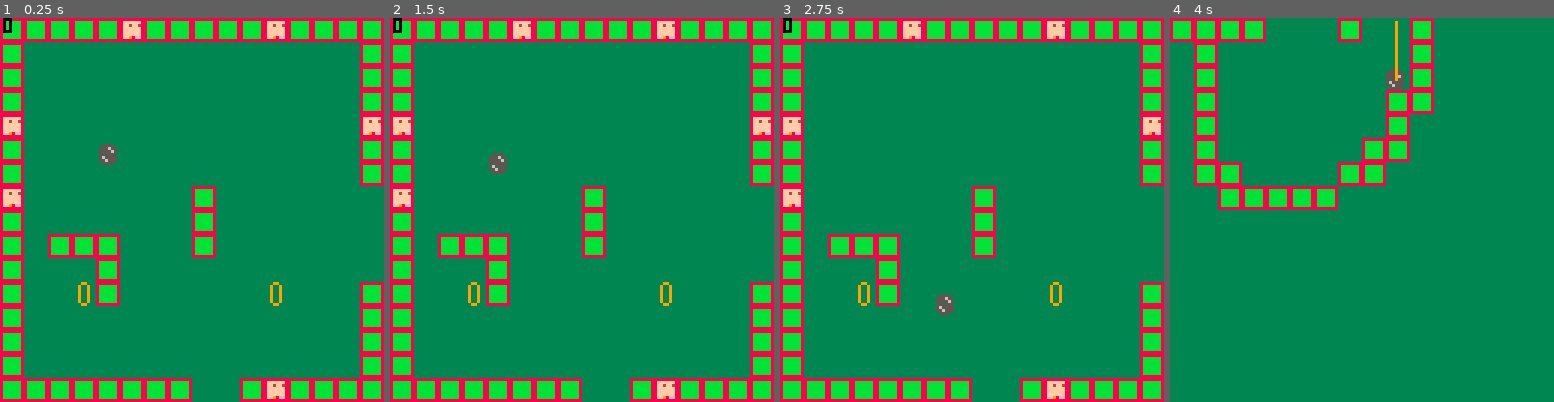
Above: before the commit, frames 1-4 (left to right).
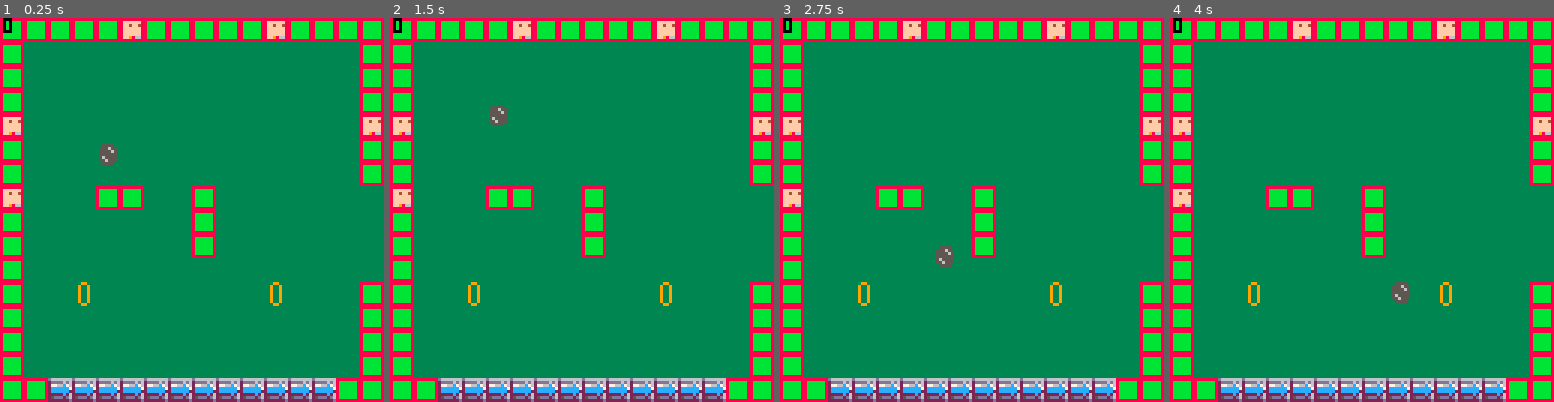
Above: after the commit, the same moments.

Repository: davidjtferguson/golf-escape
Game: PICO-8 cartridge golf_escape.p8
The game is run twice, just before and just after one commit, with the same random seed, the same clock (stepped at 60 frames per second) and the same inputs.
Inputs:
- Up to frame 1 (0.25 s): no input
- Up to frame 2 (1.5 s): tap X (X key) at 0.33, 1.07 s; tap O (Z key) at 0.7 s
- Up to frame 3 (2.75 s): hold Right 1.6-2.1 s; tap O (Z key) at 1.7, 2.1, 2.5 s; tap X (X key) at 1.85 s; hold Right from 2.47 s (still down)
- Up to frame 4 (4 s): tap O (Z key) at 2.9, 3.3, 3.7 s; tap X (X key) at 2.97 s; release Right at 3.03 s; hold Left 3.08-3.58 s

The runs differ from the first frame. In frame 1, 7.4% of the frame differs, in the area x 12-88%, y 43-100%; in frame 2, 7.9%; in frame 3, 7.9%; in frame 4, 29%, in the area x 0-100%, y 0-100%.

Commit message:
implement treadmill

Diff:
--- a/golf_escape.p8
+++ b/golf_escape.p8
@@ -10,6 +10,8 @@
  coloffset=0.001
 
  gravity=0.009
+
+ treadmillspeed=0.025
 
  -- vars
 
@@ -72,6 +74,16 @@
  updatehitboxes()
 
  if mapcol(av.bottom,0,av.yvel,0) then
+
+  --tredmills
+  if mapcol(av.bottom,0,av.yvel,1) then
+   av.x+=treadmillspeed
+  end
+
+  if mapcol(av.bottom,0,av.yvel,2) then
+   av.x-=treadmillspeed
+  end
+
   moveavtoground()
   av.xvel=0
   av.yvel=0
@@ -375,14 +387,14 @@
 end
 
 __gfx__
-00000000888888880000000000000000000000000000000000000000000000000000000000000000000000000000000000000000000000000000000000000000
-000000008bbbbbb80055550000000000000000000000000000000000000000000000000000000000000000000000000000000000000000000000000000000000
-007007008bbbbbb80555655000000000000000000000000000000000000000000000000000000000000000000000000000000000000000000000000000000000
-000770008bbbbbb80555565000000000000000000000000000000000000000000000000000000000000000000000000000000000000000000000000000000000
-000770008bbbbbb80555555000000000000000000000000000000000000000000000000000000000000000000000000000000000000000000000000000000000
-007007008bbbbbb80565555000000000000000000000000000000000000000000000000000000000000000000000000000000000000000000000000000000000
-000000008bbbbbb80556555000000000000000000000000000000000000000000000000000000000000000000000000000000000000000000000000000000000
-00000000888888880055550000000000000000000000000000000000000000000000000000000000000000000000000000000000000000000000000000000000
+000000008888888800000000d66666666666666d0000000000000000000000000000000000000000000000000000000000000000000000000000000000000000
+000000008bbbbbb8005555002dddd6d66d6dddd20000000000000000000000000000000000000000000000000000000000000000000000000000000000000000
+007007008bbbbbb80555655027766c76678667720000000000000000000000000000000000000000000000000000000000000000000000000000000000000000
+000770008bbbbbb8055556502cccccc7788888820000000000000000000000000000000000000000000000000000000000000000000000000000000000000000
+000770008bbbbbb8055555502cccccc2288888820000000000000000000000000000000000000000000000000000000000000000000000000000000000000000
+007007008bbbbbb80565555022222c26628222220000000000000000000000000000000000000000000000000000000000000000000000000000000000000000
+000000008bbbbbb80556555025ddd2d66d2ddd520000000000000000000000000000000000000000000000000000000000000000000000000000000000000000
+0000000088888888005555002222222dd22222220000000000000000000000000000000000000000000000000000000000000000000000000000000000000000
 88888888000000000000000000000000000000000000000000000000000000000000000000000000000000000000000000000000000000000000000000000000
 8ffffff8000000000000000000000000000000000000000000000000000000000000000000000000000000000000000000000000000000000000000000000000
 8ff4ff48000000000000000000000000000000000000000000000000000000000000000000000000000000000000000000000000000000000000000000000000
@@ -400,7 +412,7 @@
 00900900000000000000000000000000000000000000000000000000000000000000000000000000000000000000000000000000000000000000000000000000
 00099000000000000000000000000000000000000000000000000000000000000000000000000000000000000000000000000000000000000000000000000000
 __gff__
-0001000000000000000000000000000001000000000000000000000000000000000000000000000000000000000000000000000000000000000000000000000000000000000000000000000000000000000000000000000000000000000000000000000000000000000000000000000000000000000000000000000000000000
+0001000305000000000000000000000001000000000000000000000000000000000000000000000000000000000000000000000000000000000000000000000000000000000000000000000000000000000000000000000000000000000000000000000000000000000000000000000000000000000000000000000000000000
 0000000000000000000000000000000000000000000000000000000000000000000000000000000000000000000000000000000000000000000000000000000000000000000000000000000000000000000000000000000000000000000000000000000000000000000000000000000000000000000000000000000000000000
 __map__
 0101010101100101010101100101010101010101010101010101010101010101000000000000000000000000000000000000000000000000000000000000000000000000000000000000000000000000000000000000000000000000000000000000000000000000000000000000000000000000000000000000000000000000
@@ -410,15 +422,15 @@
 1000000000000000000000000000001001000001010000000000000000000001000000000000000000000000000000000000000000000000000000000000000000000000000000000000000000000000000000000000000000000000000000000000000000000000000000000000000000000000000000000000000000000000
 0100000000000000000000000000000101000000000000000000000001000001000000000000000000000000000000000000000000000000000000000000000000000000000000000000000000000000000000000000000000000000000000000000000000000000000000000000000000000000000000000000000000000000
 0100000000000000000000000000000101000000000000000000000000000001000000000000000000000000000000000000000000000000000000000000000000000000000000000000000000000000000000000000000000000000000000000000000000000000000000000000000000000000000000000000000000000000
-1000000000000000010000000000000000000000000000000000000000000001000000000000000000000000000000000000000000000000000000000000000000000000000000000000000000000000000000000000000000000000000000000000000000000000000000000000000000000000000000000000000000000000
+1000000001010000010000000000000000000000000000000000000000000001000000000000000000000000000000000000000000000000000000000000000000000000000000000000000000000000000000000000000000000000000000000000000000000000000000000000000000000000000000000000000000000000
 0100000000000000010000000000000000000000000000000000000000000001000000000000000000000000000000000000000000000000000000000000000000000000000000000000000000000000000000000000000000000000000000000000000000000000000000000000000000000000000000000000000000000000
-0100010101000000010000000000000000000000000000000101000000000001000000000000000000000000000000000000000000000000000000000000000000000000000000000000000000000000000000000000000000000000000000000000000000000000000000000000000000000000000000000000000000000000
-0100000001000000000000000000000000000000000000000000000000000001000000000000000000000000000000000000000000000000000000000000000000000000000000000000000000000000000000000000000000000000000000000000000000000000000000000000000000000000000000000000000000000000
-0100002001000000000000200000000101000000010100000000000000000001000000000000000000000000000000000000000000000000000000000000000000000000000000000000000000000000000000000000000000000000000000000000000000000000000000000000000000000000000000000000000000000000
-0100000000000000000000000000000101000000000000000000000000000001000000000000000000000000000000000000000000000000000000000000000000000000000000000000000000000000000000000000000000000000000000000000000000000000000000000000000000000000000000000000000000000000
-0100000000000000000000000000000101000000000000000000000000000001000000000000000000000000000000000000000000000000000000000000000000000000000000000000000000000000000000000000000000000000000000000000000000000000000000000000000000000000000000000000000000000000
-0100000000000000000000000000000101000000000000000000000000000001000000000000000000000000000000000000000000000000000000000000000000000000000000000000000000000000000000000000000000000000000000000000000000000000000000000000000000000000000000000000000000000000
-0101010101010101000001100101010101010101010101010101010101010101000000000000000000000000000000000000000000000000000000000000000000000000000000000000000000000000000000000000000000000000000000000000000000000000000000000000000000000000000000000000000000000000
+0100000000000000010000000000000000000000000000000101000000000001000000000000000000000000000000000000000000000000000000000000000000000000000000000000000000000000000000000000000000000000000000000000000000000000000000000000000000000000000000000000000000000000
+0100000000000000000000000000000000000000000000000000000000000001000000000000000000000000000000000000000000000000000000000000000000000000000000000000000000000000000000000000000000000000000000000000000000000000000000000000000000000000000000000000000000000000
+0100002000000000000000200000000101000000010100000000000000000001000000000000000000000000000000000000000000000000000000000000000000000000000000000000000000000000000000000000000000000000000000000000000000000000000000000000000000000000000000000000000000000000
+0100000000000000000000000000000101000000000000000000000000000001000000000000000000000000000000000000000000000000000000000000000000000000000000000000000000000000000000000000000000000000000000000000000000000000000000000000000000000000000000000000000000000000
+0100000000000000000000000000000101000000000000000000000000000001000000000000000000000000000000000000000000000000000000000000000000000000000000000000000000000000000000000000000000000000000000000000000000000000000000000000000000000000000000000000000000000000
+0100000000000000000000000000000101000000000000000000000000000001000000000000000000000000000000000000000000000000000000000000000000000000000000000000000000000000000000000000000000000000000000000000000000000000000000000000000000000000000000000000000000000000
+0101030303030303030303030303010101010101010101010101010101010101000000000000000000000000000000000000000000000000000000000000000000000000000000000000000000000000000000000000000000000000000000000000000000000000000000000000000000000000000000000000000000000000
 0101010100000001000001000000000000000000000000000000000000000000000000000000000000000000000000000000000000000000000000000000000000000000000000000000000000000000000000000000000000000000000000000000000000000000000000000000000000000000000000000000000000000000
 0001000000000000000001000000000000000000000000000000000000000000000000000000000000000000000000000000000000000000000000000000000000000000000000000000000000000000000000000000000000000000000000000000000000000000000000000000000000000000000000000000000000000000
 0001000000000000000001000000000000000000000000000000000000000000000000000000000000000000000000000000000000000000000000000000000000000000000000000000000000000000000000000000000000000000000000000000000000000000000000000000000000000000000000000000000000000000
Not shown, changed: thoughts.txt
